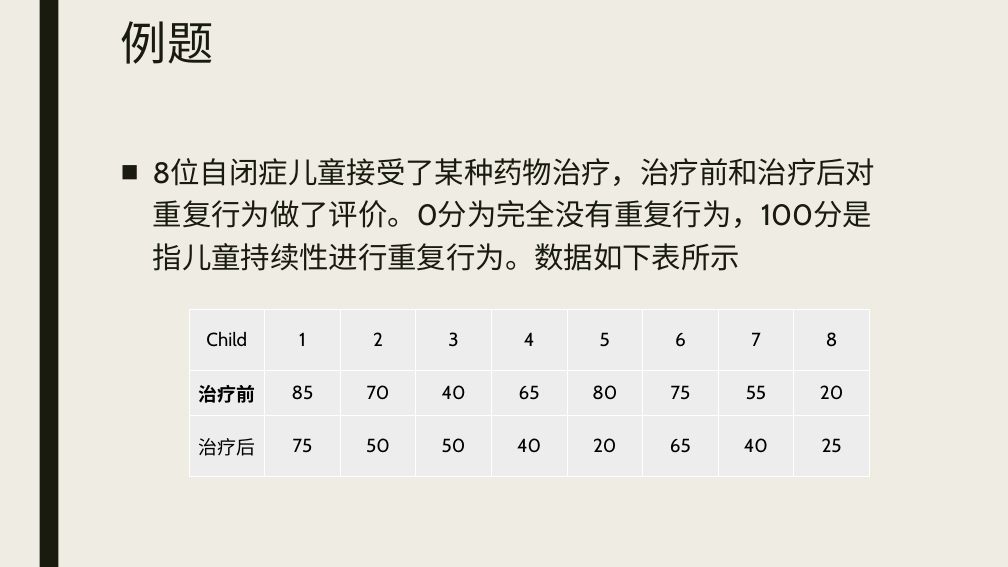
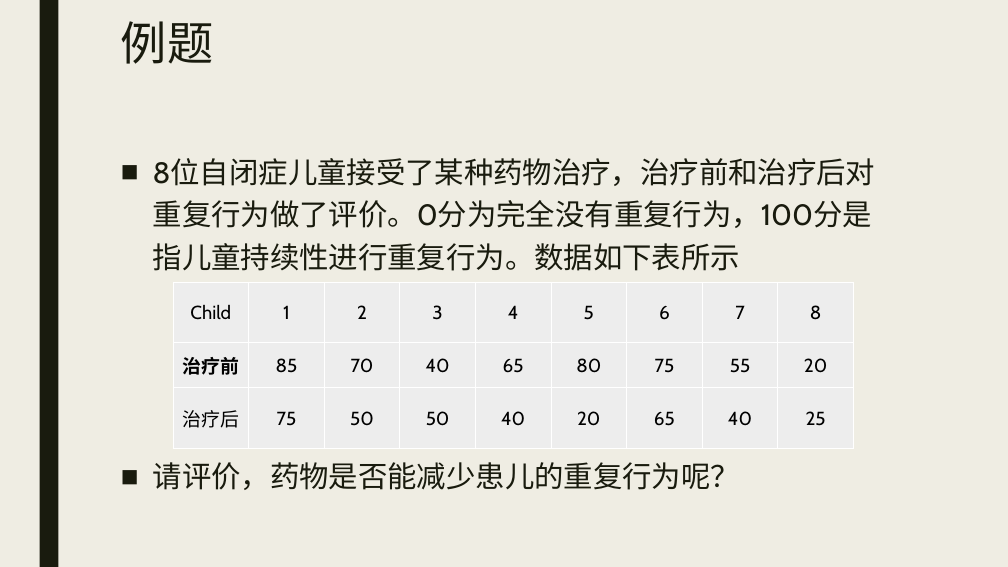
Before and after one commit to beneon/medstat, a slide deck: slide 22 of lect-8/非参数检验.pptx. Drawn at 1008x567 pixels with LibreOffice and Linux fonts; fonts in the diff are those of the drawing. Boxes give left, top, right and bottom in pixels: in the first picture for what was removed or moved away, otherwise in the second. Text is boxed around its words. In the diff, an @@ line names an element or a change of style, - is before the commit and + after.

```diff
--- a/lect-8/非参数检验.pptx
+++ b/lect-8/非参数检验.pptx
@@ table: place and size @@
-table at (189, 310, 870, 476)
+table at (173, 282, 854, 448)
@@ text at (153, 462, 740, 490): paragraph added @@
+■ 请评价，药物是否能减少患儿的重复行为呢？
```
Also in this commit, not shown: 3 other slides changed, 14 slides added, 5 other files.
